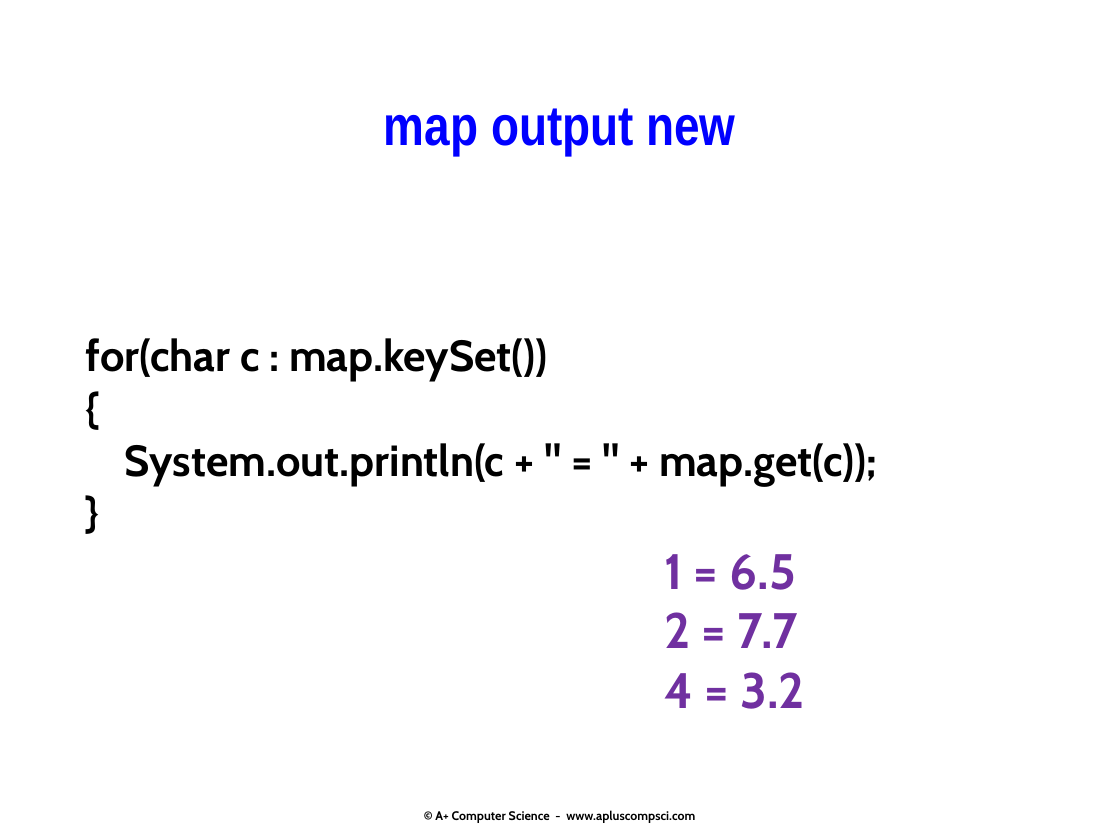
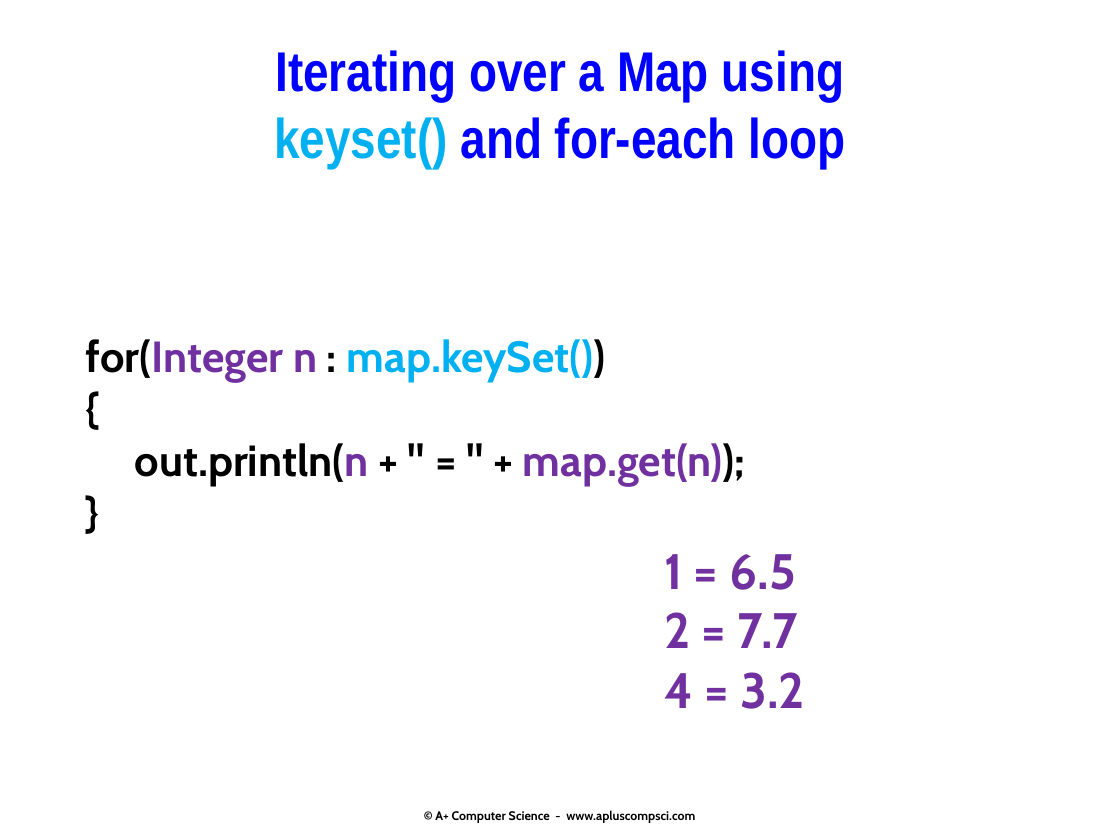
Before and after one commit to Cy-FairCS/cs3, a slide deck: slide 19 of u05b_maps/notes/8.maps.pptx (slide 22 before the commit). Drawn at 1120x840 pixels with LibreOffice and Linux fonts; fonts in the diff are those of the drawing. Boxes give left, top, right and bottom in pixels: in the first picture for what was removed or moved away, otherwise in the second. Text is boxed around its words. In the diff, an @@ line names an element or a change of style, - is before the commit and + after.

```diff
--- a/u05b_maps/notes/8.maps.pptx
+++ b/u05b_maps/notes/8.maps.pptx
@@ text added at (x1=274, y1=50, x2=846, y2=168), 36 pt, text #0000FF, bold @@
+Iterating over a Map using
+keyset() and for-each loop
@@ text removed at (x1=384, y1=108, x2=735, y2=155) @@
-map output new
@@ text at (x1=86, y1=339, x2=606, y2=382): text changed; text colour #000000 to #00B0F0 @@
-for(char c : map.keySet())
+for(Integer n : map.keySet())
@@ text at (x1=135, y1=443, x2=745, y2=487): text changed @@
-System.out.println(c + " = " + map.get(c));
+out.println(n + " = " + map.get(n));
```
Also in this commit, not shown: 10 other slides changed, 9 slides added, 6 slides removed, 1 other file.
